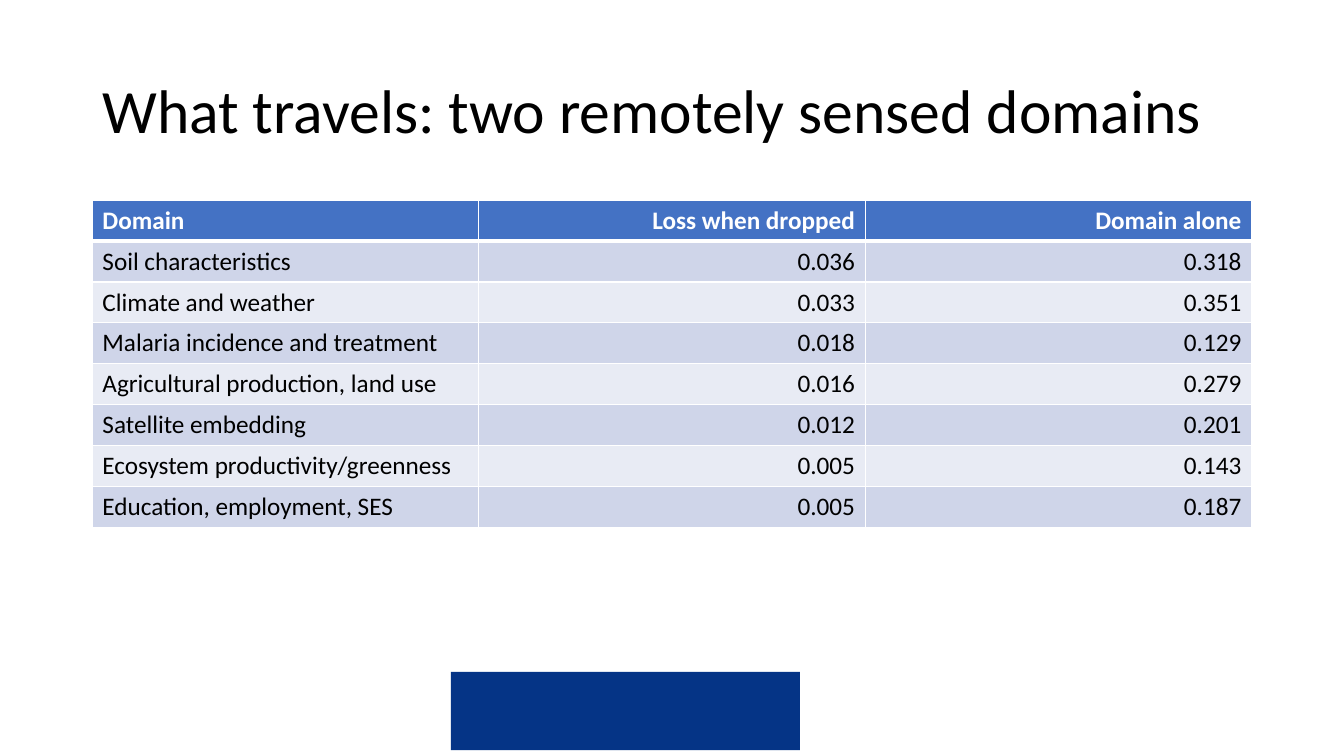
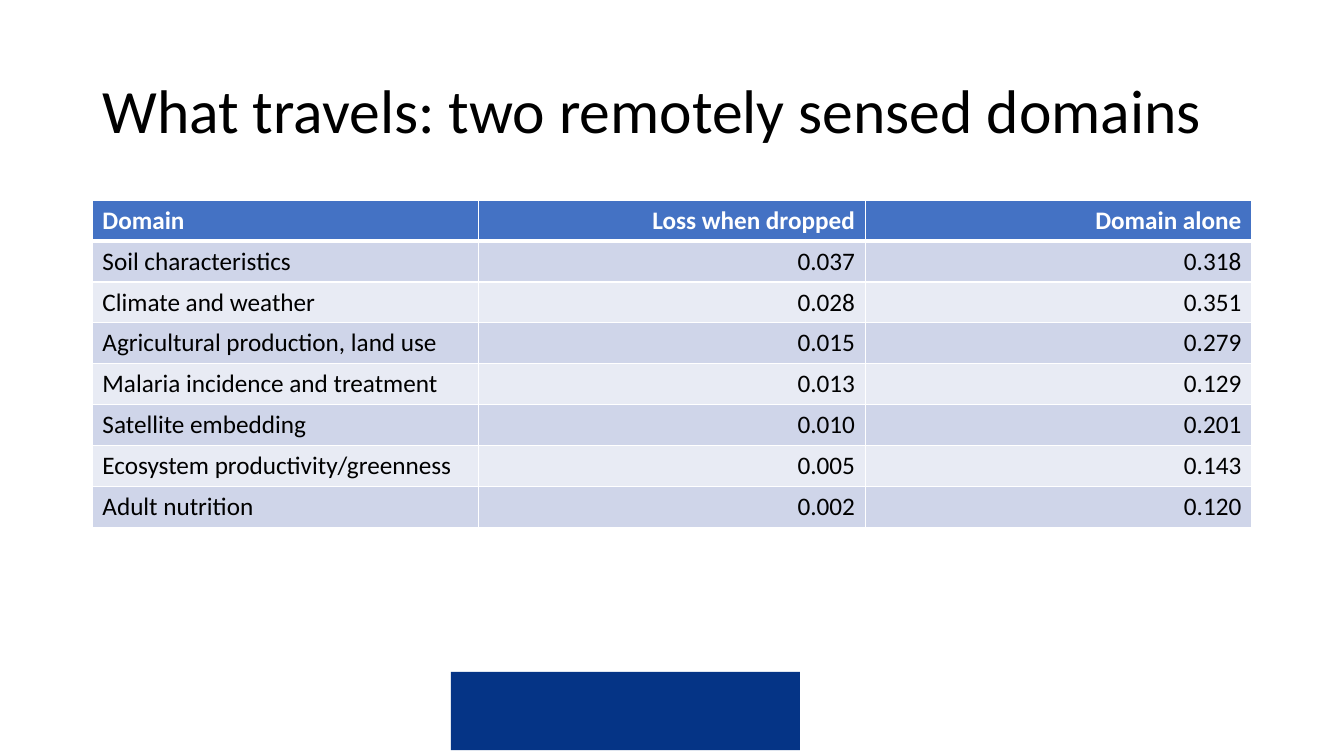
Before and after one commit to amertens/mn-prediction, a slide deck: slide 18 of docs/slides/MN-proxy-Ghana-presentation-2026-09.pptx. Drawn at 1344x756 pixels with LibreOffice and Linux fonts; fonts in the diff are those of the drawing; background and template pictures are left out. Boxes give left, top, right and bottom in pixels: in the first picture for what was removed or moved away, otherwise in the second. Text is boxed around its words. In the diff, an @@ line names an element or a change of style, - is before the commit and + after.

```diff
--- a/docs/slides/MN-proxy-Ghana-presentation-2026-09.pptx
+++ b/docs/slides/MN-proxy-Ghana-presentation-2026-09.pptx
@@ table at (x1=93, y1=201, x2=1251, y2=680) @@
-row 2, column 2: 0.036
+row 2, column 2: 0.037
-row 3, column 2: 0.033
+row 3, column 2: 0.028
-row 4: Malaria incidence and treatment | 0.018 | 0.129
+row 4: Agricultural production, land use | 0.015 | 0.279
-row 5: Agricultural production, land use | 0.016 | 0.279
+row 5: Malaria incidence and treatment | 0.013 | 0.129
-row 6, column 2: 0.012
+row 6, column 2: 0.010
-row 8: Education, employment, SES | 0.005 | 0.187
+row 8: Adult nutrition | 0.002 | 0.120
```
Also in this commit, not shown: 7 other slides changed, 55 other files.
